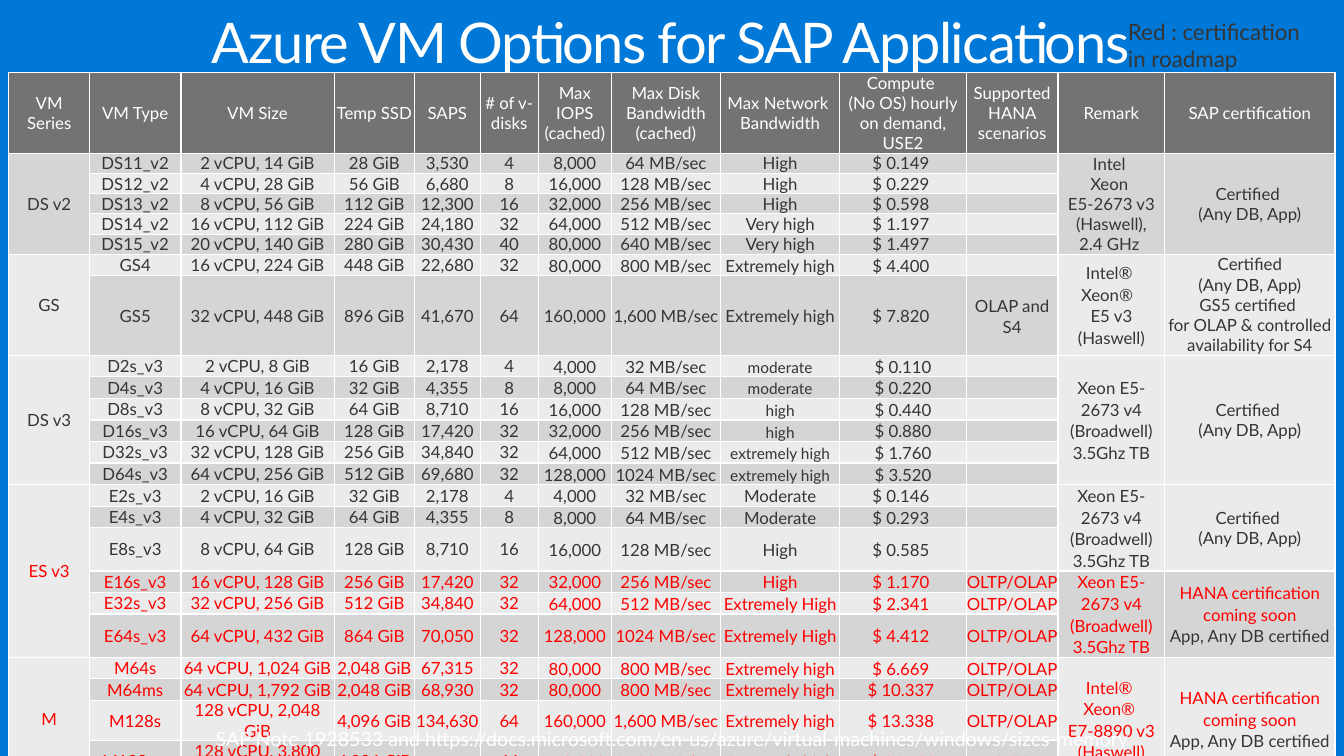
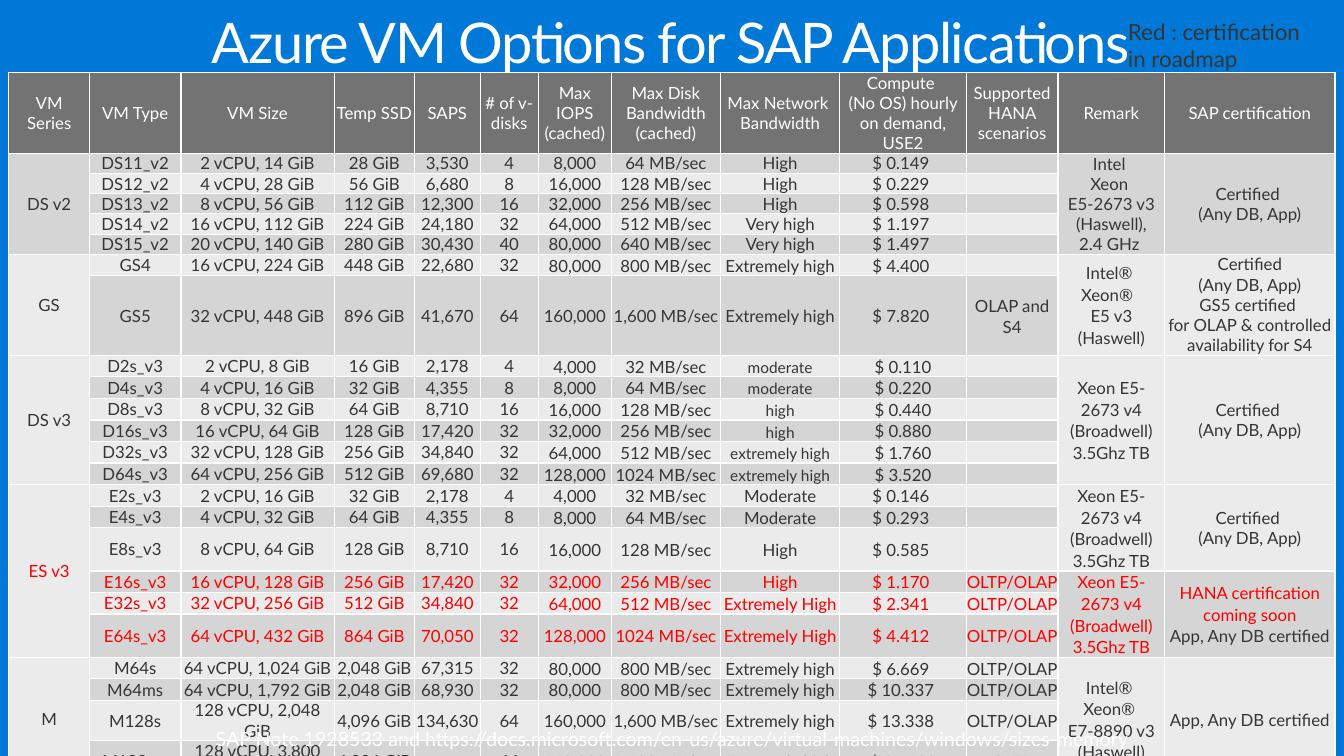
Before and after one commit to takhoshi/MCW-SAP-HANA-on-Azure, a slide deck: slide 23 of Whiteboard design session/assets/reference-slides.pptx. Drawn at 1344x756 pixels with LibreOffice and Linux fonts; fonts in the diff are those of the drawing. Boxes give left, top, right and bottom in pixels: in the first picture for what was removed or moved away, otherwise in the second. Text is boxed around its words. In the diff, an @@ line names an element or a change of style, - is before the commit and + after.

```diff
--- a/Whiteboard design session/assets/reference-slides.pptx
+++ b/Whiteboard design session/assets/reference-slides.pptx
@@ table at (9, 73, 1336, 741) @@
-row 21, column 13: HANA certification coming soon App, Any DB certified
+row 21, column 13: App, Any DB certified
@@ text colour #FF0000 to #353535 in "M", "M64s", "64 vCPU, 1,024 GiB", "2,048 GiB" and 37 more places @@
```
Also in this commit, not shown: 2 other slides changed.
